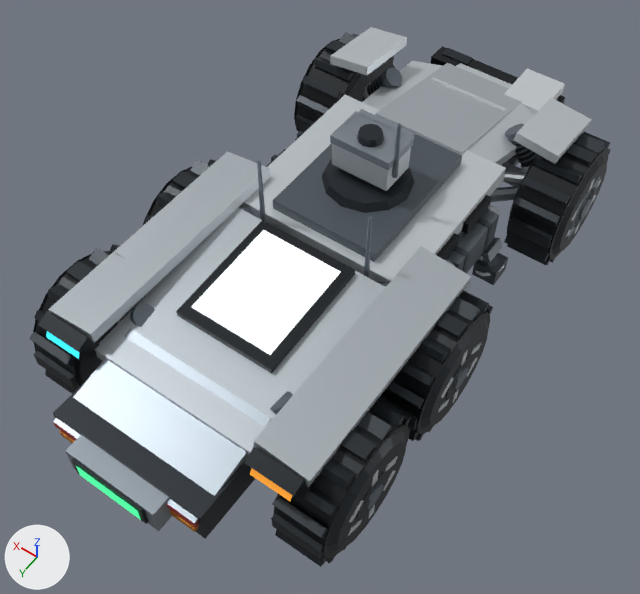
Before and after pictures for a commit that changed the glTF model assets/recon-rover-s/lod0/r47xs_recon_rover_d0_lod0.glb.
Camera for both pictures: a 50 mm lens placed at (-2.29, 3.51, 5.35), pointed at (-0.1, 0.44, 0.53). Arrows for +X, +Y and +Z are at lower left; the lights stay in place. The first picture is the older version. Where no turn or scale is listed for an object, it has been applied to the vertices. Vertices at exactly the same position are counted once.

The first picture shows 'CHASSIS_ARMOR_BODY', 'DEBRIS_FENDER_POS_X', 'DISPLAY_FDAI_TELEMETRY_PANEL', 'DISPLAY_THRUST_RIGHT', 'WHEEL_FL', 'WHEEL_FR', 'WHEEL_ML', 'WHEEL_MR', 'WHEEL_RL', 'WHEEL_RR', 'ZONE_FLANK_NEG_X', 'ZONE_FLANK_POS_X', 'ZONE_FRONT_BUMPER', 'ZONE_REAR_PANEL' and 15 more.
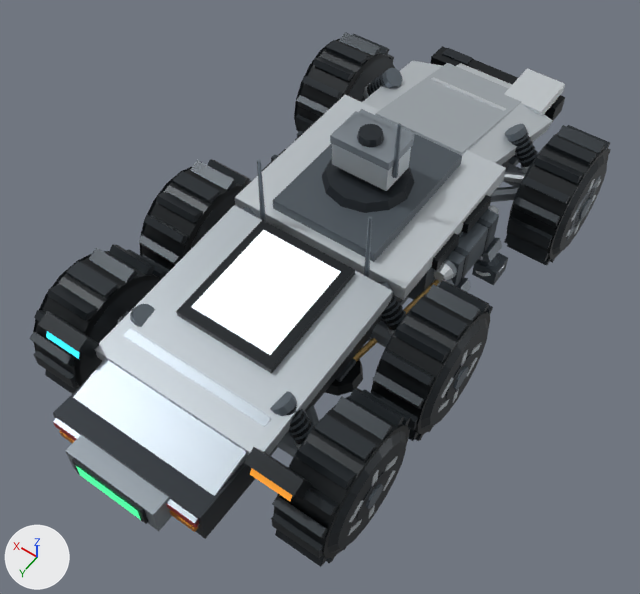
Where the change shows, as pixel boxes (x1, y1, x2, y2) in the pictures (640 x 594 px):
'ZONE_FRONT_BUMPER', reshaped (23% narrower, 14% shorter)
    before: (330, 27, 592, 166)
    after: (363, 46, 565, 166)
'DEBRIS_FENDER_POS_X', no longer drawn
    before: (115, 191, 199, 261)
part 1 of me_mesh_13, deleted
    before: (514, 98, 592, 164)
part 2 of me_mesh_13, deleted
    before: (330, 27, 407, 75)
part 3 of me_mesh_15, deleted
    before: (253, 246, 471, 487)
part 4 of me_mesh_16, deleted
    before: (48, 151, 271, 343)
'WHEEL_MR', unchanged, uncovered by the edit
    before: (143, 159, 216, 225)
    after: (138, 159, 252, 275)

The change, as a list of edits to the scene's bpy script:
```text
Change me_mesh_13:
    used by ob_zone_front_bumper; location = (0.0, 0.0, 0.56)
    remove me_mesh_13.from_pydata(...)  # 120 vertices, 180 faces; spans x -0.97..0.97, y -2.36..-0.9, z -0.27..0.55
    add me_mesh_13.from_pydata(...)  # 104 vertices, 156 faces; spans x -0.65..0.65, y -2.36..-0.9, z -0.27..0.42
    me_mesh_13 part 1: the loose piece of 8 vertices spanning x -0.97..-0.63, y -1.77..-1.19, z 0.37..0.55 is deleted
    me_mesh_13 part 2: the loose piece of 8 vertices spanning x 0.63..0.97, y -1.77..-1.19, z 0.37..0.55 is deleted
Change me_mesh_15:
    used by ob_zone_flank_neg_x; location = (0.0, 0.0, 0.56)
    remove me_mesh_15.from_pydata(...)  # 290 vertices, 500 faces; spans x -0.99..-0.31, y -0.86..1.9, z -0.22..0.91
    add me_mesh_15.from_pydata(...)  # 282 vertices, 488 faces; spans x -0.97..-0.31, y -0.86..1.9, z -0.22..0.91
    me_mesh_15 part 3: the loose piece of 8 vertices spanning x -0.99..-0.61, y 0.05..1.79, z 0.36..0.48 is deleted
Change me_mesh_16:
    used by ob_zone_flank_pos_x; location = (0.0, 0.0, 0.56)
    remove me_mesh_16.from_pydata(...)  # 290 vertices, 500 faces; spans x 0.31..0.99, y -0.86..1.9, z -0.22..0.91
    add me_mesh_16.from_pydata(...)  # 282 vertices, 488 faces; spans x 0.31..0.97, y -0.86..1.9, z -0.22..0.91
    me_mesh_16 part 4: the loose piece of 8 vertices spanning x 0.61..0.99, y 0.05..1.79, z 0.36..0.48 is deleted
Change ob_debris_fender_pos_x:
    ob_debris_fender_pos_x: bpy.data.objects.new('DEBRIS_FENDER_POS_X', me_mesh_20) -> bpy.data.objects.new('DEBRIS_FENDER_POS_X', None)
Change ob_display_thrust_right:
    ob_display_thrust_right: bpy.data.objects.new('DISPLAY_THRUST_RIGHT', me_mesh_46) -> bpy.data.objects.new('DISPLAY_THRUST_RIGHT', me_mesh_45)
```
